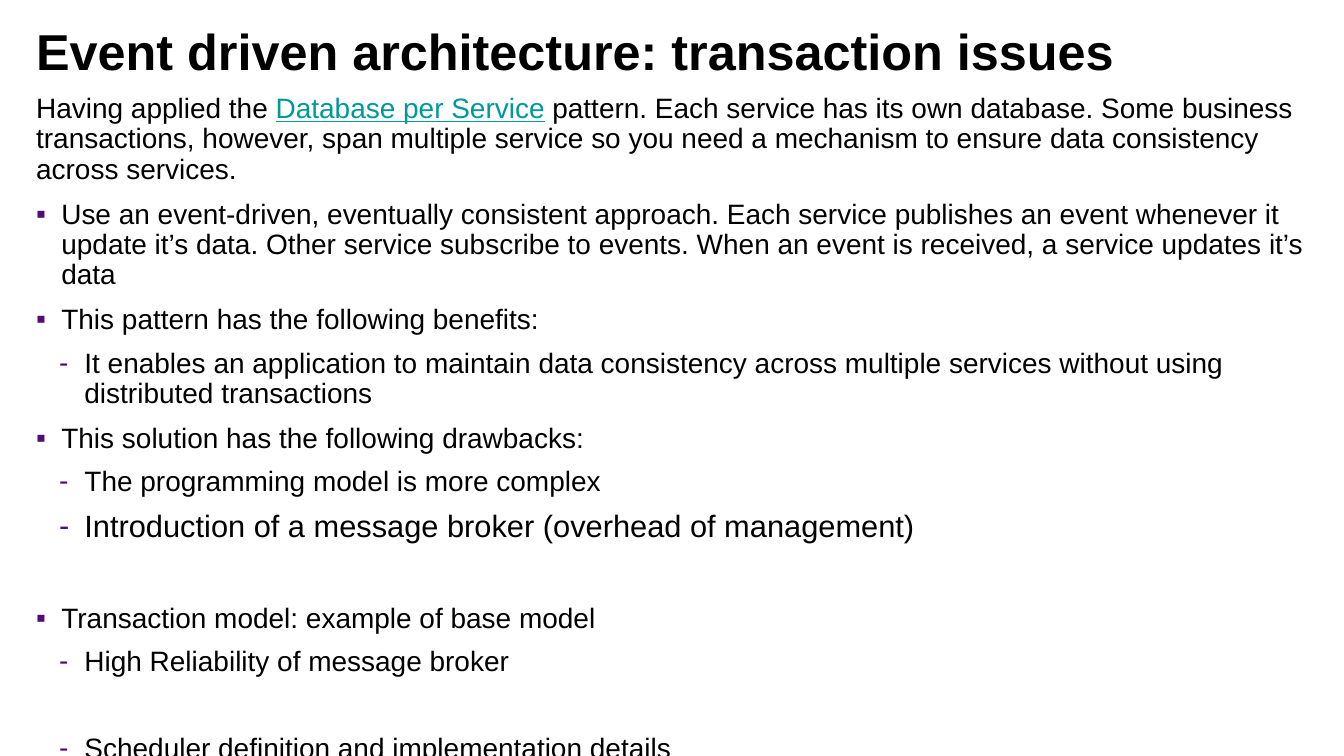
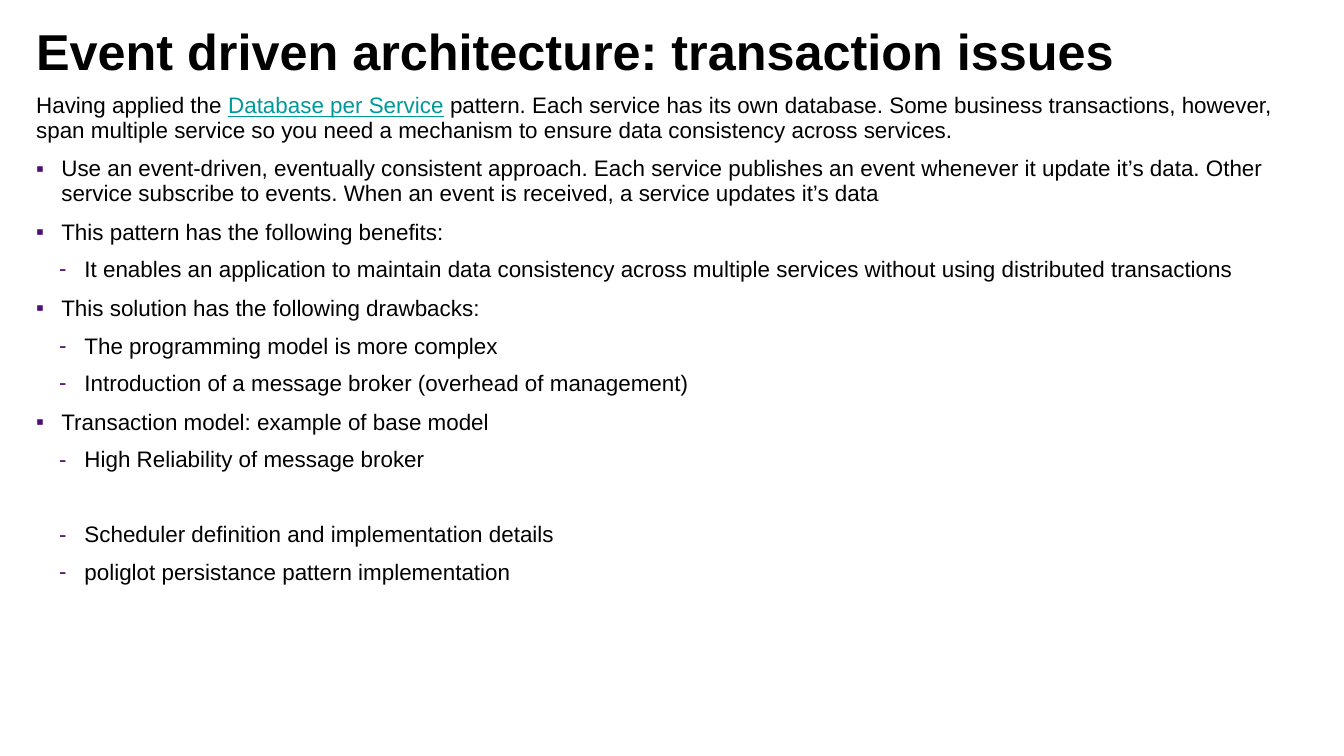
Before and after one commit to lbennardis/microS_code2016_DOCS, a slide deck: slide 33 of luigiBennardisMicroservices.pptx. Drawn at 1344x756 pixels with LibreOffice and Linux fonts; fonts in the diff are those of the drawing; background and template pictures are left out. Boxes give left, top, right and bottom in pixels: in the first picture for what was removed or moved away, otherwise in the second. Text is boxed around its words. In the diff, an @@ line names an element or a change of style, - is before the commit and + after.

```diff
--- a/luigiBennardisMicroservices.pptx
+++ b/luigiBennardisMicroservices.pptx
@@ text "Having applied the Database per ..." at [36, 96, 1272, 585]: size 40 to 32 pt; size 44 to 32 pt in "Introduction of a message broker (overhead of ..." @@
```
Also in this commit, not shown: 1 slide added.
